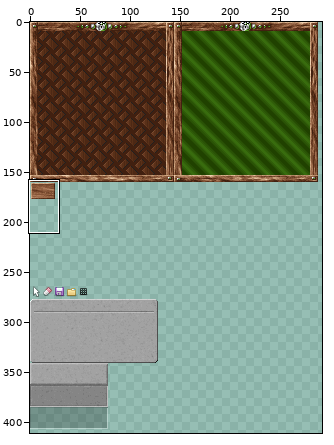
Edited in one commit: sprite sheet (res/ui/block32.png). Above: a wide view before the commit, with the close-up outlined.
Close-up. Earlier state:
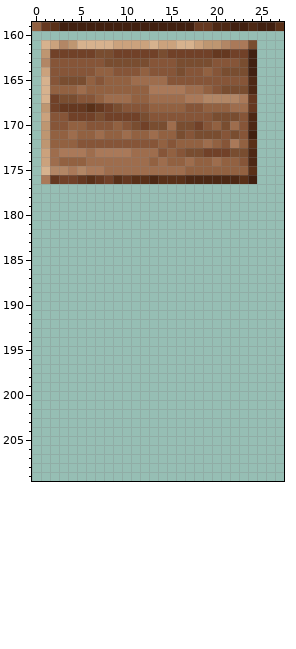
The file is 512x512 pixels. Pixels under 10% opacity are left out. Colours within 5 levels of each other are drawn and written as one. Shown: x 0..27, y 159..209. The wide view leaves out empty margins.
New version:
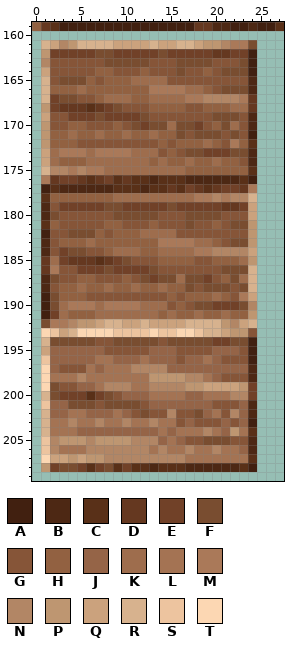
Palette (. is transparent): A #412010  B #4d2814  C #593018  D #653820  E #714128  F #794d30  G #865538  H #926141  J #956447  K #9e6d4d  L #a47353  M #aa7959  N #b28665  P #be9671  Q #cba27d  R #d7b28e  S #edc49f  T #fcd7b3
Diff:
@@ x 0..27 @@
 176 .MDEEDCDECDCCBCCCBBBBBBCA...
-177 ............................
-178 ............................
-179 ............................
-180 ............................
-181 ............................
-182 ............................
-183 ............................
-184 ............................
-185 ............................
-186 ............................
-187 ............................
-188 ............................
-189 ............................
-190 ............................
-191 ............................
-192 ............................
-193 ............................
-194 ............................
-195 ............................
-196 ............................
-197 ............................
-198 ............................
-199 ............................
-200 ............................
-201 ............................
-202 ............................
-203 ............................
-204 ............................
-205 ............................
-206 ............................
-207 ............................
-208 ............................
+177 .ACBBBBBBCCCBCCDCEDCDEEDM...
+178 .CHHHHHHHKKKKKKKKKMMNMNNR...
+179 .BGEEEEEFFEEEEEFEEEEEDDEQ...
+180 .BFGGGGGGFFFFFGGGFFFFGGGQ...
+181 .CHGGGGGHHGGGHGGGFGGHGFFP...
+182 .AGGFFFHGHHHKKKKGGGGGGGGP...
+183 .BGHHHKHHHHHHHMMMMKKHGFFP...
+184 .BGEFFGGHKKKHHKKKKMMNNNNQ...
+185 .DKEDDDCDEFGGGHHHHGGHHHKP...
+186 .DMGGEEEFEEEEFGGGGGGGFFFR...
+187 .BFGGHHGGGHGFEFFKFFEGHFKR...
+188 .BGHHKHHKHHKHHKHHFGFFFGFR...
+189 .AFHHHGGGGGGGGGHGHHHKHGMQ...
+190 .AFKMMMKMMMMKKKGHGFFEEEFN...
+191 .AEKHHHKKKKKKKHKHHKHHKHHP...
+192 .FMMNPPQRRQQRQQQQRRRRPNQR...
+193 .TSQRTTTTSSSSTSSTTSRRQPPG...
+194 .RFFFFFGGFFFFFGFFFFFEEFFA...
+195 .QJJJJJJGGGGGJJJGGGGJJJGA...
+196 .SJJJJJLLJJJLJJJGJJLJGGGA...
+197 .TJGGGLJLLLNNNNJJJJJJJJJB...
+198 .TLLLNLLLLLLLPPPPNNLJGGGB...
+199 .TFGGJJLNNNLLNNNNPPQQQQPE...
+200 .RFEEECEFGJJJLLLLJJLLLNNE...
+201 .SJJFFFGFFFFGJJJJJJJGGGJB...
+202 .RJJLLJJJLJGFGGNGGFJLGNJB...
+203 .RLLNLLNLLNLLNLLGJGGGJGJA...
+204 .RLLLJJJJJJJJJLJLLLNLJPLC...
+205 .SNPPPNPPPPNNNJLJGGFFFGGB...
+206 .SNLLLNNNNNNNLNLLNLLNLLJB...
+207 .TQQPQPPNNNNNNNNNLLLLLLLC...
+208 .PEFFECEFCECCBCCCBBBBBBCA...
 209 ............................
